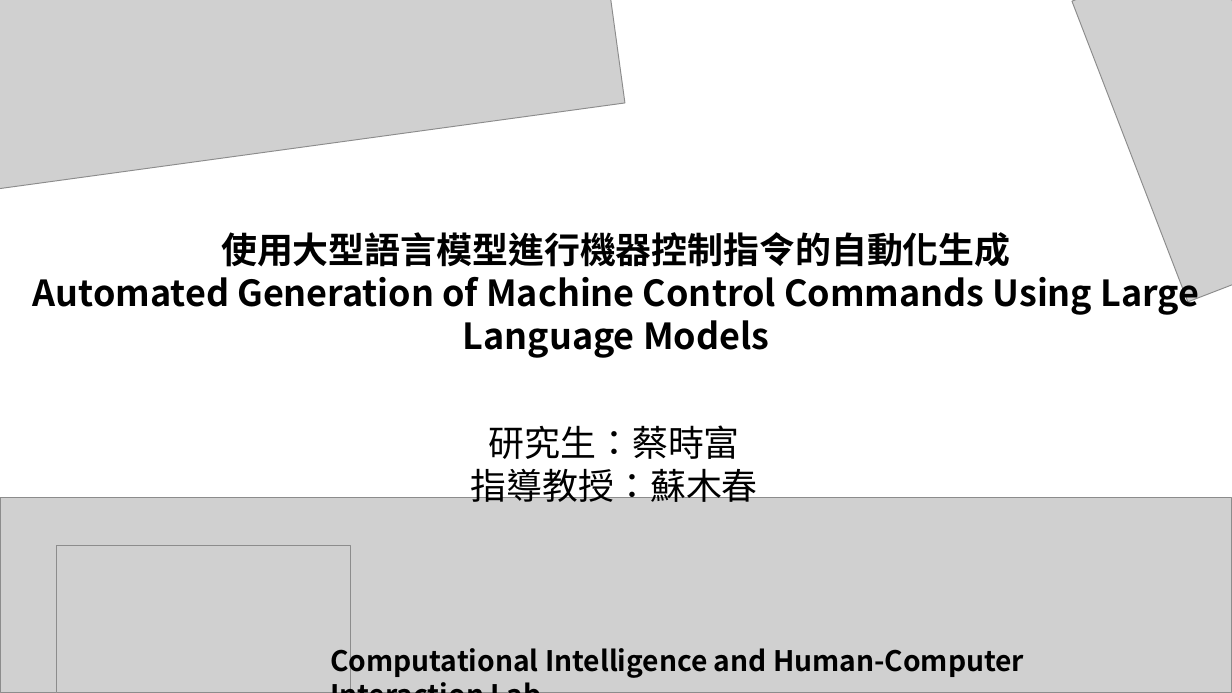
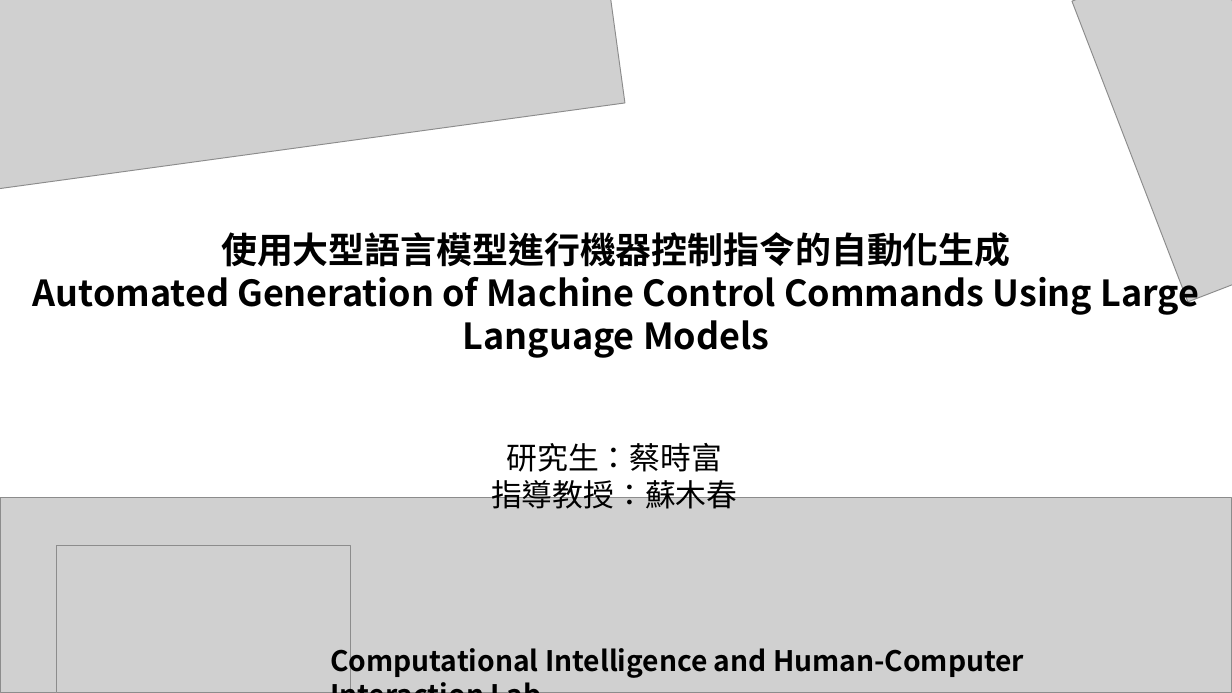
Before and after one commit to MasterSeafood-SeafoodMaster/RL_RobotArm_exe, a slide deck: slide 1 of ppt/簡報.pptx. Drawn at 1232x693 pixels with LibreOffice and Linux fonts; fonts in the diff are those of the drawing; grey boxes stand for pictures. Boxes give left, top, right and bottom in pixels: in the first picture for what was removed or moved away, otherwise in the second. Text is boxed around its words. In the diff, an @@ line names an element or a change of style, - is before the commit and + after.

```diff
--- a/ppt/簡報.pptx
+++ b/ppt/簡報.pptx
@@ text "研究生：蔡時富": place and size @@
-text "研究生：蔡時富" at [471, 425, 758, 502]
+text "研究生：蔡時富" at [491, 443, 737, 509]
@@ text "研究生：蔡時富" at [491, 443, 737, 509]: size 28 to 24 pt @@
```
Also in this commit, not shown: 4 other slides changed, 48 slides added, 1 slide removed, 2 other files.
